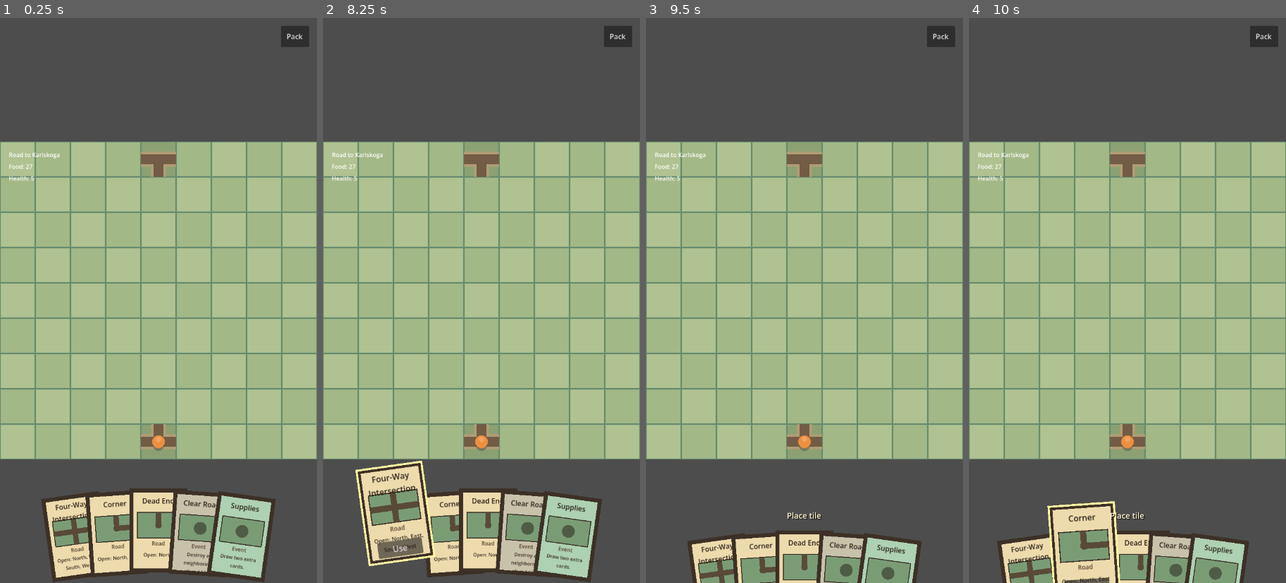
Above: before the commit, frames 1-4 (left to right).
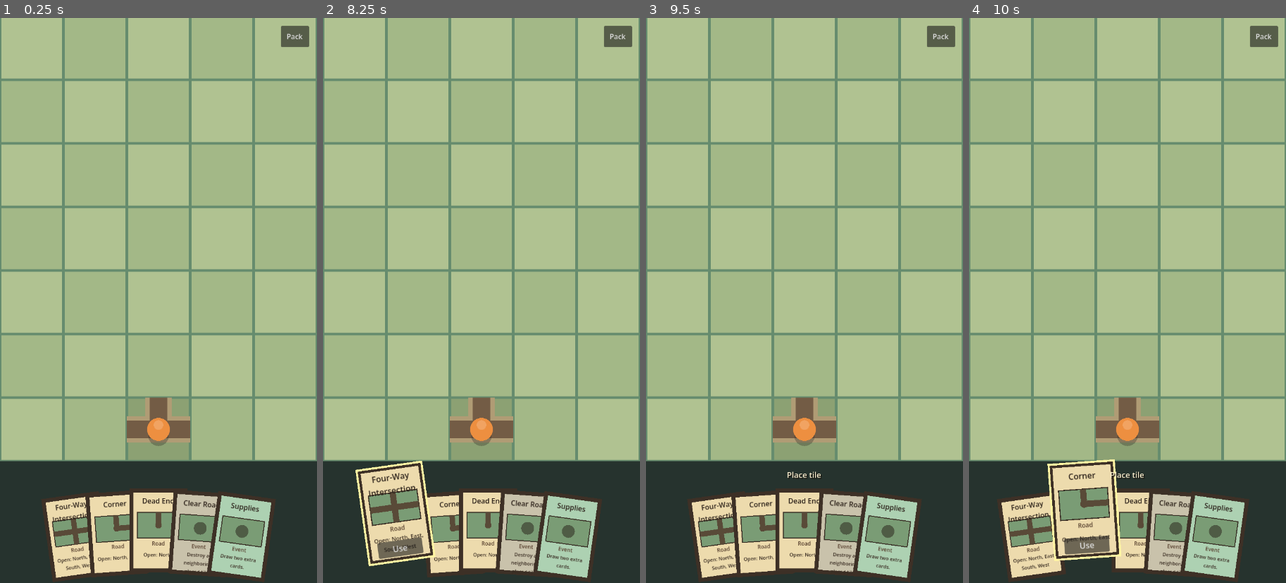
Above: after the commit, the same moments.

Repository: Reicher/The-Road-North
Game: Godot game, scene res://scenes/main.tscn
Two runs of this game, one before a commit and one after it. Both use one fixed random seed, a clock stepped at 60 frames per second and the inputs below.
Inputs (mouse positions are in pixels of both pictures, inside the frame that each line leads up to):
- Up to frame 1 (0.25 s): no input
- Up to frame 2 (8.25 s): click "Pack" at 0.5 s; click "Sword" at 1.25 s; click "Shield" at 2 s; click "Pack" at 2.75 s; click "Pack" at 3.5 s; click "Sword" at 4.25 s; click "Shield" at 5 s; click "Sword" at 5.75 s; click "Shield" at 6.5 s; tap Enter at 7.25 s; drag from (481, 300) to (513, 176) at 7.27 s; tap Space at 8 s; drag from (399, 537) to (465, 413) at 8.02 s
- Up to frame 3 (9.5 s): click "Use" at 8.75 s
- Up to frame 4 (10 s): tap Enter at 9.5 s; move the mouse to (1086, 577) at 9.52 s; click (1086, 577) at 9.67 s

The runs differ from the first frame. In frame 1, 43% of the frame differs, in the area x 0-100%, y 0-100%; in frame 2, 42%; in frame 3, 52%; in frame 4, 52%.

Commit message:
Separate the hand panel and camera map viewport

Diff:
--- a/levels/level_001.tscn
+++ b/levels/level_001.tscn
@@ -35,6 +35,7 @@
 enabled = true
 script = ExtResource("2_u2vaw")
 map_path = NodePath("../Map")
+reserved_bottom_path = NodePath("../UI/Hand")
 
 [node name="PlaceholderLabel" type="Label" parent="."]
 offset_left = 24.0
@@ -60,11 +61,13 @@
 [node name="UI" type="CanvasLayer" parent="."]
 
 [node name="Hand" type="Control" parent="UI"]
-anchors_preset = 15
+anchors_preset = 12
+anchor_top = 1.0
 anchor_right = 1.0
 anchor_bottom = 1.0
+offset_top = -276.0
 grow_horizontal = 2
-grow_vertical = 2
+grow_vertical = 0
 script = ExtResource("4_0v6l3")
 demo_cards_enabled = false
 
--- a/scripts/hand_ui.gd
+++ b/scripts/hand_ui.gd
@@ -9,6 +9,7 @@
 @export var demo_cards_enabled := true
 @export var card_size := Vector2(132.0, 190.0)
 @export var bottom_margin := 24.0
+@export var panel_color := Color(0.15, 0.20, 0.18)
 @export_range(0.0, 1.0, 0.01) var focused_lift_ratio := 0.28
 @export var focused_scale := 1.16
 @export var arc_depth := 28.0
@@ -28,12 +29,16 @@
 	if _ready_completed:
 		return
 	_ready_completed = true
-	mouse_filter = Control.MOUSE_FILTER_PASS
+	mouse_filter = Control.MOUSE_FILTER_STOP
 	resized.connect(_on_resized)
 	if demo_cards_enabled and cards.is_empty():
 		set_cards(_make_demo_cards())
 	else:
 		_layout_cards(false)
+
+
+func _draw() -> void:
+	draw_rect(Rect2(Vector2.ZERO, size), panel_color, true)
 
 
 func _gui_input(event: InputEvent) -> void:
@@ -185,6 +190,7 @@
 
 
 func _on_resized() -> void:
+	queue_redraw()
 	_layout_cards(false)
 
 
--- a/scripts/map_camera.gd
+++ b/scripts/map_camera.gd
@@ -1,10 +1,13 @@
 extends Camera2D
 
 @export var map_path: NodePath
-@export var zoom_in_limit := 2.0
+@export var reserved_bottom_path: NodePath
+@export var initial_visible_tile_width := 5.0
+@export var zoom_in_limit := 3.0
 @export var zoom_step := 0.1
 
 var _map: Node
+var _reserved_bottom_control: Control
 var _touch_points: Dictionary = {}
 var _last_pinch_distance := 0.0
 var _last_pinch_center := Vector2.ZERO
@@ -12,17 +15,23 @@
 
 func _ready() -> void:
 	_map = get_node_or_null(map_path)
+	_reserved_bottom_control = get_node_or_null(reserved_bottom_path) as Control
 	anchor_mode = Camera2D.ANCHOR_MODE_DRAG_CENTER
 	get_viewport().size_changed.connect(_refresh_limits)
-	_refresh_limits()
+	if _reserved_bottom_control != null:
+		_reserved_bottom_control.resized.connect(_refresh_limits)
 	if _map != null:
-		position = _map.get_padded_world_rect().get_center()
-		zoom = Vector2.ONE * _get_zoom_out_limit()
+		zoom = Vector2.ONE * _get_initial_zoom()
+		position = _get_initial_position()
 		_clamp_position()
 
 
 func _input(event: InputEvent) -> void:
 	if _handle_scroll_zoom(event):
+		get_viewport().set_input_as_handled()
+	elif _handle_trackpad_zoom(event):
+		get_viewport().set_input_as_handled()
+	elif _handle_trackpad_pan(event):
 		get_viewport().set_input_as_handled()
 
 
@@ -42,6 +51,8 @@
 func _handle_scroll_zoom(event: InputEvent) -> bool:
 	if _map == null or not (event is InputEventMouseButton) or not event.pressed:
 		return false
+	if not _is_in_map_screen_area(event.position):
+		return false
 
 	if event.button_index == MOUSE_BUTTON_WHEEL_UP:
 		_apply_zoom(zoom.x + zoom_step, get_global_mouse_position())
@@ -53,6 +64,23 @@
 	return false
 
 
+func _handle_trackpad_zoom(event: InputEvent) -> bool:
+	if _map == null or not (event is InputEventMagnifyGesture):
+		return false
+
+	_apply_zoom(zoom.x * event.factor, get_global_mouse_position())
+	return true
+
+
+func _handle_trackpad_pan(event: InputEvent) -> bool:
+	if _map == null or not (event is InputEventPanGesture):
+		return false
+
+	position -= event.delta / zoom
+	_clamp_position()
+	return true
+
+
 func _handle_screen_touch(event: InputEventScreenTouch) -> void:
 	if event.pressed:
 		_touch_points[event.index] = event.position
@@ -93,13 +121,13 @@
 	limit_top = floori(padded_rect.position.y)
 	limit_right = ceili(padded_rect.end.x)
 	limit_bottom = ceili(padded_rect.end.y)
-	zoom = Vector2.ONE * clampf(zoom.x, _get_zoom_out_limit(), zoom_in_limit)
+	zoom = Vector2.ONE * clampf(zoom.x, _get_zoom_out_limit(), _get_zoom_in_limit())
 	_clamp_position()
 
 
 func _apply_zoom(target_zoom: float, world_anchor: Vector2) -> void:
 	var previous_zoom: float = zoom.x
-	var next_zoom: float = clampf(target_zoom, _get_zoom_out_limit(), zoom_in_limit)
+	var next_zoom: float = clampf(target_zoom, _get_zoom_out_limit(), _get_zoom_in_limit())
 	if is_equal_approx(previous_zoom, next_zoom):
 		return
 
@@ -113,29 +141,82 @@
 		return
 
 	var padded_rect: Rect2 = _map.get_padded_world_rect()
-	var visible_size: Vector2 = get_viewport_rect().size / zoom
+	var visible_size: Vector2 = _get_map_viewport_size() / zoom
 	var half_visible_size: Vector2 = visible_size * 0.5
 	var min_position: Vector2 = padded_rect.position + half_visible_size
 	var max_position: Vector2 = padded_rect.end - half_visible_size
+	var map_area_center := position - _get_map_area_center_offset()
 
 	if min_position.x > max_position.x:
-		position.x = padded_rect.get_center().x
+		map_area_center.x = padded_rect.get_center().x
 	else:
-		position.x = clampf(position.x, min_position.x, max_position.x)
+		map_area_center.x = clampf(map_area_center.x, min_position.x, max_position.x)
 
 	if min_position.y > max_position.y:
-		position.y = padded_rect.get_center().y
+		map_area_center.y = padded_rect.get_center().y
 	else:
-		position.y = clampf(position.y, min_position.y, max_position.y)
+		map_area_center.y = clampf(map_area_center.y, min_position.y, max_position.y)
+
+	position = map_area_center + _get_map_area_center_offset()
 
 
 func _get_zoom_out_limit() -> float:
 	if _map == null:
 		return 1.0
 
+	var viewport_size: Vector2 = _get_map_viewport_size()
+	var padded_size: Vector2 = _map.get_padded_world_rect().size
+	return maxf(viewport_size.x / padded_size.x, viewport_size.y / padded_size.y)
+
+
+func _get_initial_zoom() -> float:
+	if _map == null:
+		return 1.0
+
+	return clampf(_get_initial_zoom_target(), _get_zoom_out_limit(), _get_zoom_in_limit())
+
+
+func _get_initial_position() -> Vector2:
+	if _map == null:
+		return Vector2.ZERO
+
+	var padded_rect: Rect2 = _map.get_padded_world_rect()
+	var visible_size: Vector2 = _get_map_viewport_size() / zoom
+	var map_area_center := Vector2(padded_rect.get_center().x, padded_rect.end.y - visible_size.y * 0.5)
+	return map_area_center + _get_map_area_center_offset()
+
+
+func _get_zoom_in_limit() -> float:
+	return maxf(maxf(zoom_in_limit, _get_zoom_out_limit()), _get_initial_zoom_target())
+
+
+func _get_initial_zoom_target() -> float:
+	if _map == null:
+		return 1.0
+
+	var viewport_width: float = _get_map_viewport_size().x
+	var tile_width: float = maxf(_map.tile_size * initial_visible_tile_width, 1.0)
+	return viewport_width / tile_width
+
+
+func _get_map_viewport_size() -> Vector2:
 	var viewport_size: Vector2 = get_viewport_rect().size
-	var padded_size: Vector2 = _map.get_padded_world_rect().size
-	return minf(viewport_size.x / padded_size.x, viewport_size.y / padded_size.y)
+	viewport_size.y = maxf(1.0, viewport_size.y - _get_reserved_bottom_height())
+	return viewport_size
+
+
+func _get_reserved_bottom_height() -> float:
+	if _reserved_bottom_control == null:
+		return 0.0
+	return maxf(0.0, _reserved_bottom_control.size.y)
+
+
+func _get_map_area_center_offset() -> Vector2:
+	return Vector2(0.0, _get_reserved_bottom_height() * 0.5 / maxf(zoom.x, 0.001))
+
+
+func _is_in_map_screen_area(screen_position: Vector2) -> bool:
+	return screen_position.y < _get_map_viewport_size().y
 
 
 func _get_touch_center() -> Vector2:
--- a/scripts/placement_controller.gd
+++ b/scripts/placement_controller.gd
@@ -19,8 +19,6 @@
 @export var hand_path: NodePath
 @export var deck_controller_path: NodePath
 @export var tile_scene: PackedScene = preload("res://scenes/tile.tscn")
-@export_range(0.0, 1.0, 0.05) var hand_placement_offset_ratio := 0.5
-@export_range(0.0, 0.5, 0.01) var hand_placement_tween_duration := 0.10
 
 var active_card: CardView
 var active_definition: Resource
@@ -42,9 +40,6 @@
 var _confirm_button: Button
 var _cancel_button: Button
 var _placement_valid := false
-var _hand_rest_position := Vector2.ZERO
-var _hand_shifted := false
-var _hand_tween: Tween
 
 
 func _ready() -> void:
@@ -112,7 +107,6 @@
 	_placement_valid = false
 	_player.input_enabled = false
 	_hand.clear_focus()
-	_shift_hand_for_placement()
 	_hide_preview()
 	_show_prompt()
 	placement_started.emit(card)
@@ -131,7 +125,6 @@
 	_placement_valid = false
 	_player.input_enabled = false
 	_hand.clear_focus()
-	_shift_hand_for_placement()
 	_hide_preview()
 	_highlight_destroy_targets()
 	_show_destroy_controls()
@@ -277,7 +270,6 @@
 		_hand.focus_card(ending_card)
 	elif not keep_card_focused:
 		_hand.clear_focus()
-	_restore_hand_after_placement()
 	_clear_target_highlights()
 	_hide_preview()
 
@@ -405,40 +397,13 @@
 		return
 
 	var prompt_size := _prompt_label.custom_minimum_size
-	var viewport_size := get_viewport_rect().size
-	var hand_offset := _hand.card_size.y * hand_placement_offset_ratio
+	var viewport_width := get_viewport_rect().size.x
+	var strip_top := _get_map_screen_height()
+	var strip_bottom := _get_hand_card_top_screen_y()
+	var strip_height := maxf(0.0, strip_bottom - strip_top)
+	var prompt_y := strip_top + maxf(8.0, (strip_height - prompt_size.y) * 0.5)
 	_prompt_label.size = prompt_size
-	_prompt_label.position = Vector2((viewport_size.x - prompt_size.x) * 0.5, viewport_size.y - hand_offset - prompt_size.y - 40.0)
-
-
-func _shift_hand_for_placement() -> void:
-	if _hand_shifted:
-		return
-	_hand_rest_position = _hand.position
-	_tween_hand_to(_hand_rest_position + Vector2.DOWN * _hand.card_size.y * hand_placement_offset_ratio)
-	_hand_shifted = true
-
-
-func _restore_hand_after_placement() -> void:
-	if not _hand_shifted:
-		return
-	_tween_hand_to(_hand_rest_position)
-	_hand_shifted = false
-
-
-func _tween_hand_to(target_position: Vector2) -> void:
-	if _hand_tween != null:
-		_hand_tween.kill()
-		_hand_tween = null
-
-	if hand_placement_tween_duration <= 0.0:
-		_hand.position = target_position
-		return
-
-	_hand_tween = create_tween()
-	_hand_tween.set_trans(Tween.TRANS_SINE)
-	_hand_tween.set_ease(Tween.EASE_OUT)
-	_hand_tween.tween_property(_hand, "position", target_position, hand_placement_tween_duration)
+	_prompt_label.position = Vector2((viewport_width - prompt_size.x) * 0.5, prompt_y)
 
 
 func _position_controls() -> void:
@@ -454,16 +419,32 @@
 		_controls.size = minimum_size
 		controls_size = minimum_size
 
-	var viewport_size := get_viewport_rect().size
+	var viewport_size := Vector2(get_viewport_rect().size.x, _get_map_screen_height())
 	var preferred_position := Vector2.ZERO
 	if preview_position.x >= 0:
 		var preview_world := _map.grid_to_world(preview_position)
 		var canvas_position: Vector2 = _map.get_global_transform_with_canvas() * preview_world
 		preferred_position = canvas_position + Vector2(-controls_size.x * 0.5, _map.tile_size * 0.56)
 	else:
-		var hand_offset := _hand.card_size.y * hand_placement_offset_ratio
-		preferred_position = Vector2((viewport_size.x - controls_size.x) * 0.5, viewport_size.y - hand_offset - controls_size.y - 8.0)
+		preferred_position = Vector2((viewport_size.x - controls_size.x) * 0.5, viewport_size.y - controls_size.y - 8.0)
 
 	preferred_position.x = clampf(preferred_position.x, 8.0, maxf(8.0, viewport_size.x - controls_size.x - 8.0))
 	preferred_position.y = clampf(preferred_position.y, 8.0, maxf(8.0, viewport_size.y - controls_size.y - 8.0))
 	_controls.position = preferred_position
+
+
+func _get_map_screen_height() -> float:
+	var viewport_height := get_viewport_rect().size.y
+	if _hand == null:
+		return viewport_height
+	return clampf(_hand.get_global_rect().position.y, 1.0, viewport_height)
+
+
+func _get_hand_card_top_screen_y() -> float:
+	var viewport_height := get_viewport_rect().size.y
+	if _hand == null:
+		return viewport_height
+
+	var hand_rect := _hand.get_global_rect()
+	var card_top := hand_rect.position.y + maxf(0.0, _hand.size.y - _hand.card_size.y - _hand.bottom_margin)
+	return clampf(card_top, hand_rect.position.y, viewport_height)
--- a/tests/test_event_cards.gd
+++ b/tests/test_event_cards.gd
@@ -59,7 +59,6 @@
 	placement.roads_path = NodePath("../Roads")
 	placement.player_path = NodePath("../Player")
 	placement.hand_path = NodePath("../UI/Hand")
-	placement.hand_placement_tween_duration = 0.0
 	root.add_child(placement)
 	placement._ready()
 
--- a/tests/test_placement_controller.gd
+++ b/tests/test_placement_controller.gd
@@ -56,7 +56,6 @@
 	placement.roads_path = NodePath("../Roads")
 	placement.player_path = NodePath("../Player")
 	placement.hand_path = NodePath("../UI/Hand")
-	placement.hand_placement_tween_duration = 0.0
 	root.add_child(placement)
 	placement._ready()
 
@@ -70,7 +69,7 @@
 	_assert(hand.get_focused_card() == null, "Expected placement mode to clear the focused card")
 	_assert(not placement.has_valid_preview(), "Expected Use to wait for a map tap before showing a preview")
 	_assert(placement.get_node("PlacementControls/PromptLabel").visible, "Expected Use to show placement prompt text")
-	_assert(hand.position.y > hand_rest_position.y, "Expected hand to move downward during placement mode")
+	_assert(hand.position == hand_rest_position, "Expected placement mode to keep the hand in its separate panel")
 	_assert(placement.get_node("PlacementControls").layer > ui.layer, "Expected placement buttons to appear above the hand UI")
 	_assert(placement.get_node("PlacementControls/Buttons/ConfirmButton").disabled, "Expected confirm button to stay disabled before a preview exists")
 
